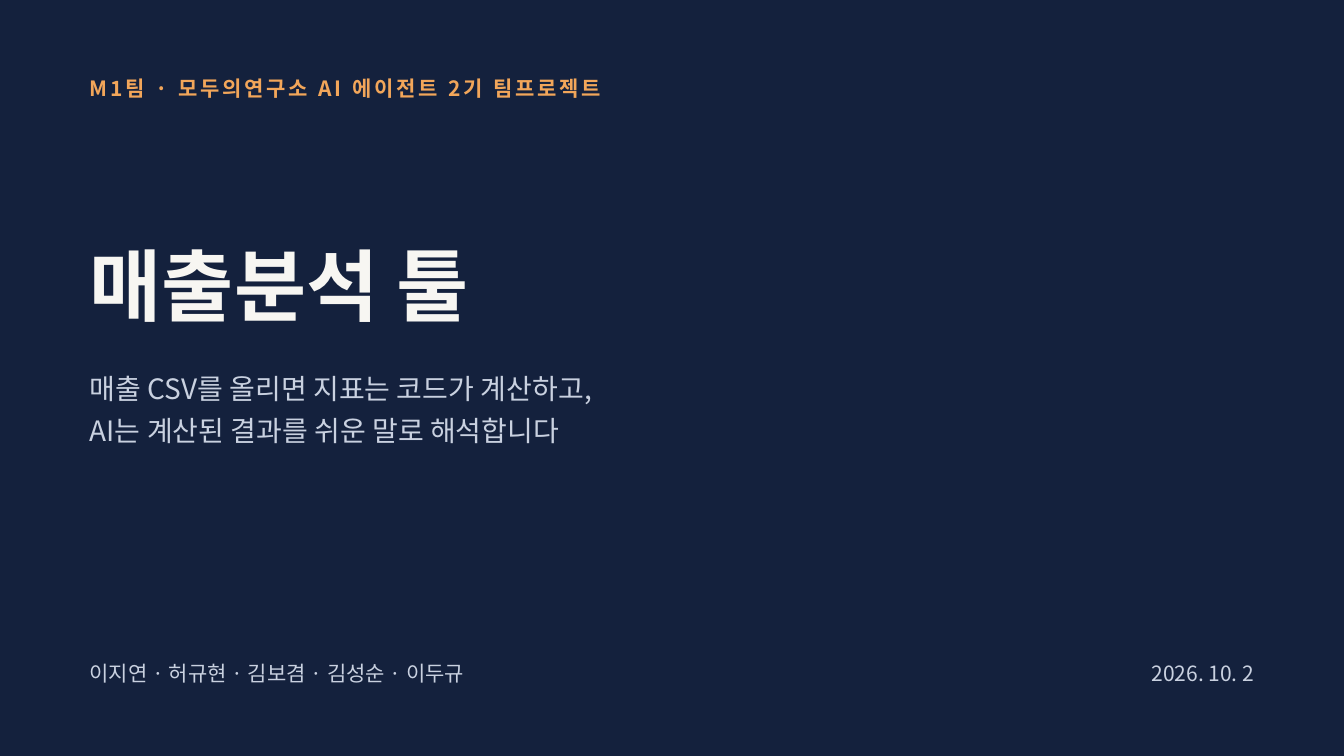
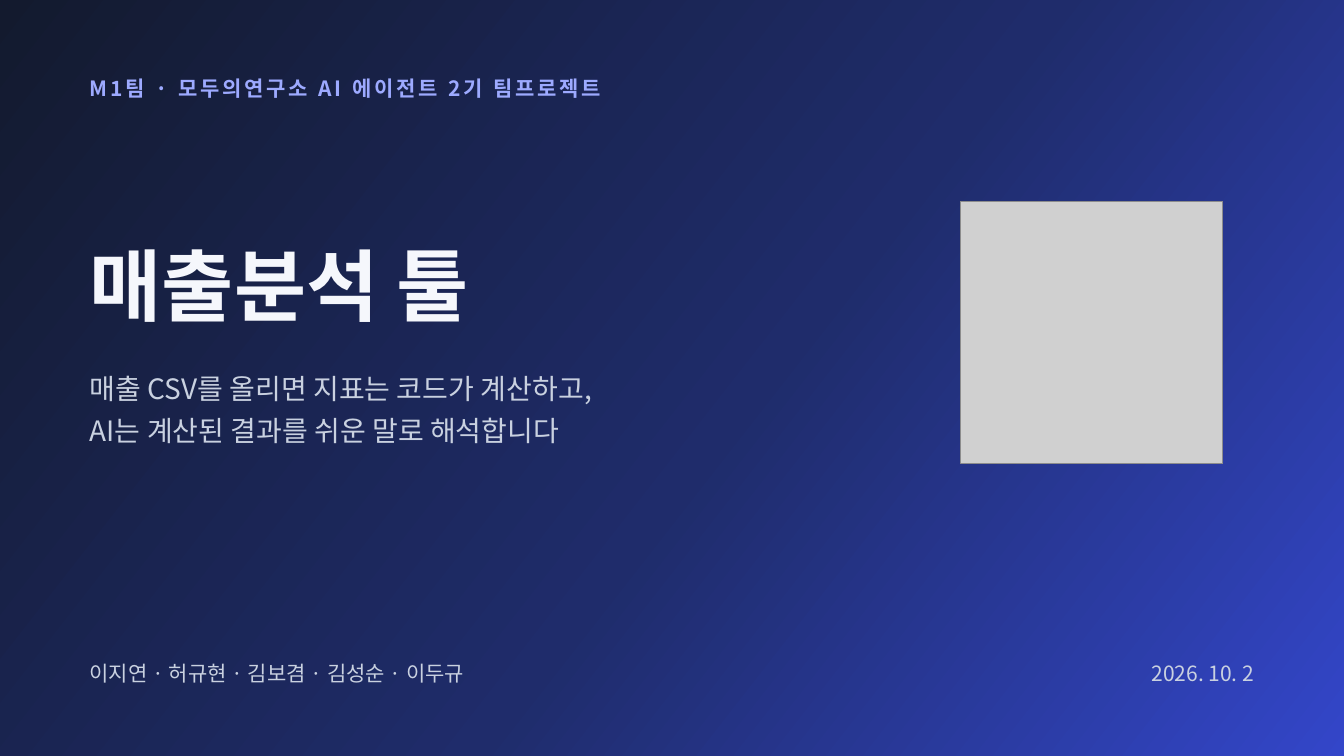
Before and after one commit to ctaleez51-art/sales-analysis, a slide deck: slide 1 of docs/presentation/M1_presentation_draft_v0.1.pptx. Drawn at 1344x756 pixels with LibreOffice and Linux fonts; fonts in the diff are those of the drawing; grey boxes stand for pictures. Boxes give left, top, right and bottom in pixels: in the first picture for what was removed or moved away, otherwise in the second. Text is boxed around its words. In the diff, an @@ line names an element or a change of style, - is before the commit and + after.

```diff
--- a/docs/presentation/M1_presentation_draft_v0.1.pptx
+++ b/docs/presentation/M1_presentation_draft_v0.1.pptx
@@ background #14213D to gradient #131A2E to #1F2C6B to #3346C9 @@
@@ text "M1팀 · 모두의연구소 AI 에이전트 ..." at bbox=[90, 78, 601, 98]: text colour #F2A65A to #9DAAFF @@
@@ picture added at bbox=[961, 202, 1223, 464] @@
@@ text "매출분석 툴" at bbox=[90, 249, 468, 322]: text colour #F7F6F2 to #F5F7FC @@
```
Also in this commit, not shown: 13 other slides changed, 3 other files.
